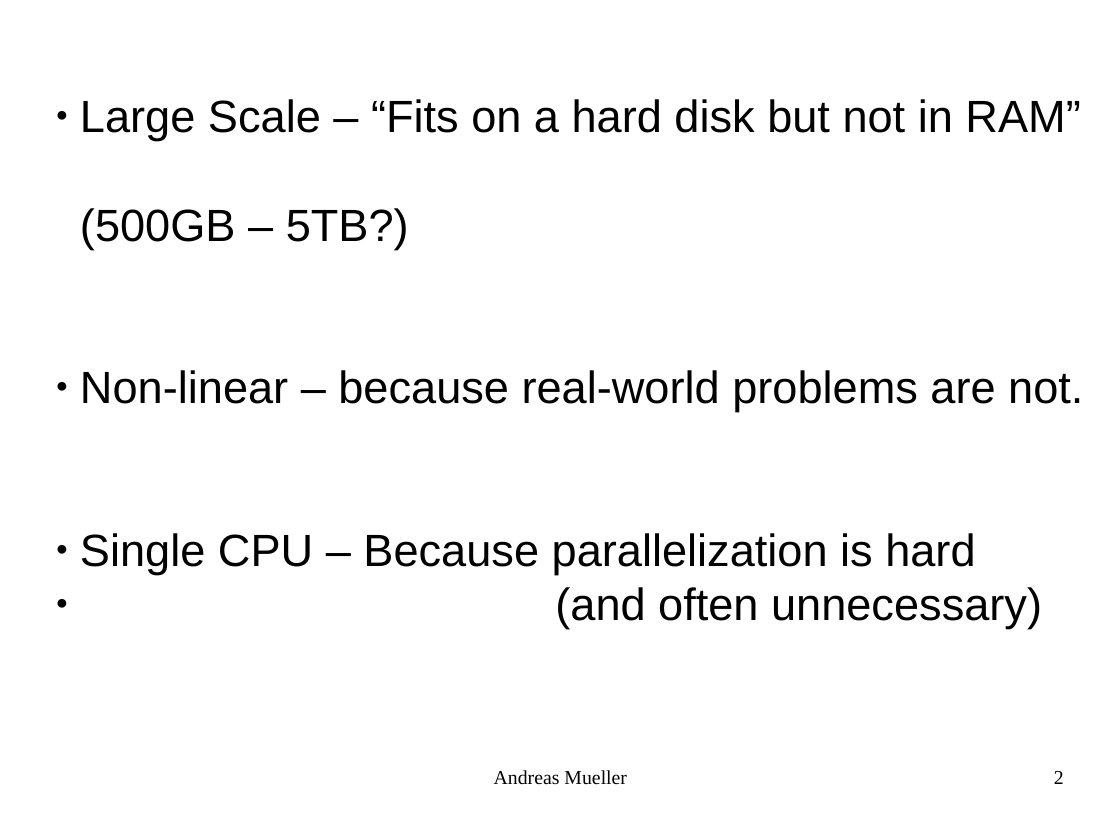
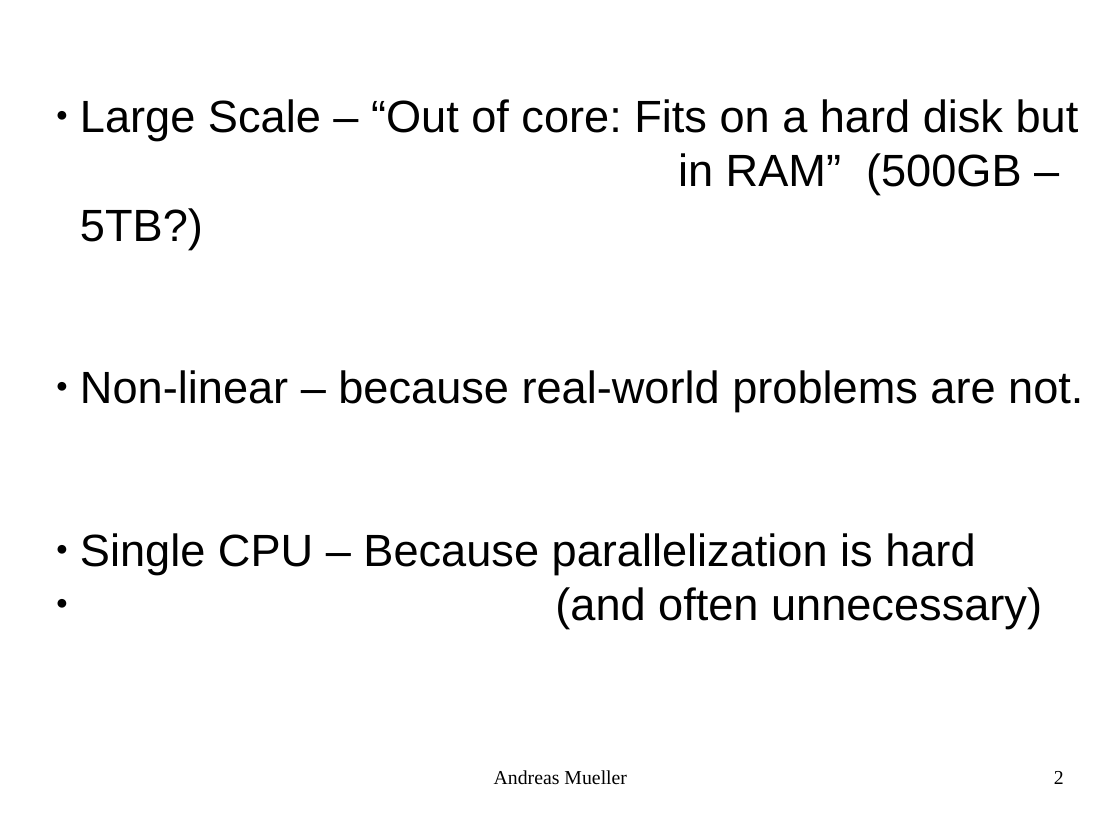
Before and after one commit to amueller/talks_odt, a slide deck: slide 2 of large-scale-non-linear-learning-pygotham-2015.odp. Drawn at 1120x840 pixels with LibreOffice and Linux fonts; fonts in the diff are those of the drawing. Boxes give left, top, right and bottom in pixels: in the first picture for what was removed or moved away, otherwise in the second. Text is boxed around its words. In the diff, an @@ line names an element or a change of style, - is before the commit and + after.

```diff
--- a/large-scale-non-linear-learning-pygotham-2015.odp
+++ b/large-scale-non-linear-learning-pygotham-2015.odp
@@ subtitle at [80, 99, 1079, 249]: text changed @@
-● Large Scale – “Fits on a hard disk but not in RAM”
-  (500GB – 5TB?)
+● Large Scale – “Out of core: Fits on a hard disk but in RAM” (500GB – 5TB?)
```
Also in this commit, not shown: 24 other slides changed, 1 other file.
